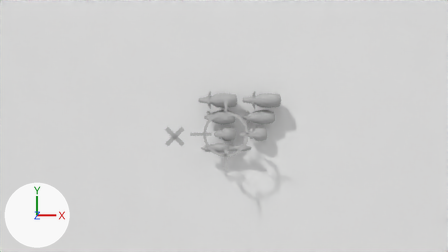
Renders of the Blender file meshes/wolf-sheep-scene.blend from each side of a commit.
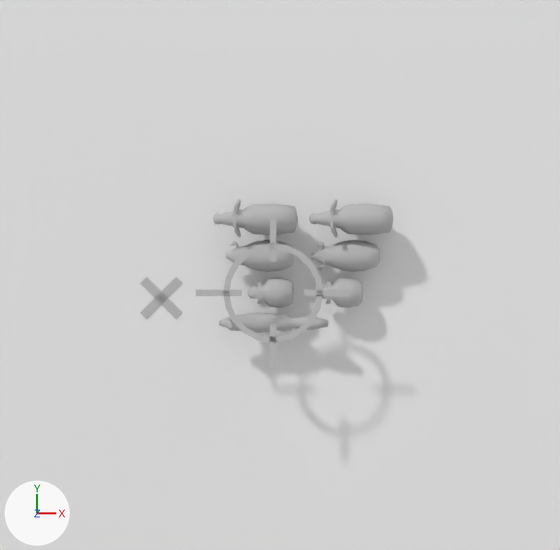
Each version is shown from the file's camera 'Camera', then close up on the part from 22% to 80% of the width and 0% to 100% of the height. The lights are fixed; the arrows at lower left show +X, +Y and +Z.

Objects in the first close-up: 'Cow', 'CowDisguise', 'Crosshair', 'Ground', 'HitMarker', 'Pig', 'PigDisguise', 'Sheep', 'SheepDisguise', 'Wolf'.
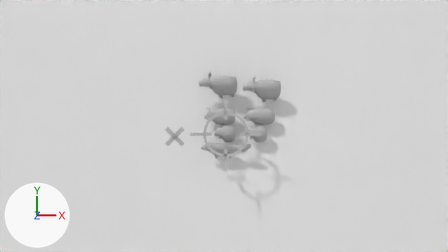
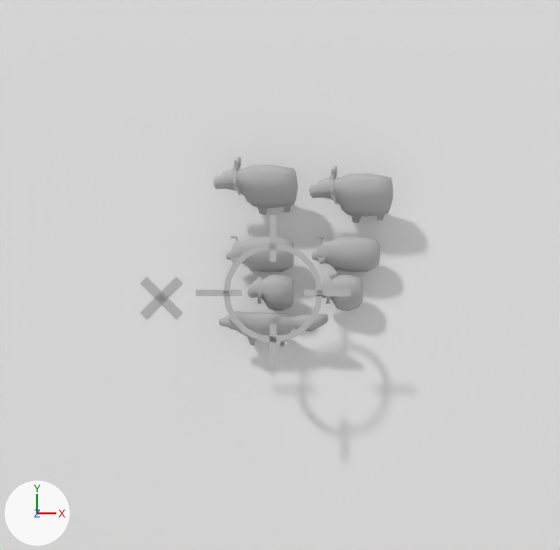
What differs and where, as boxes (x1, y1, x2, y2) in the close-ups (560 x 550 px):
'Cow', reshaped, moved (55% taller)
    before: (213, 200, 298, 237)
    after: (213, 157, 298, 215)
'CowDisguise', reshaped (53% taller)
    before: (309, 200, 393, 237)
    after: (309, 166, 394, 223)
'PigDisguise', reshaped (15% taller)
    before: (312, 240, 380, 272)
    after: (312, 236, 380, 273)
'Wolf', reshaped
    before: (219, 312, 328, 333)
    after: (219, 311, 328, 346)

The change, as a list of edits to the scene's bpy script:
```text
Change me_cowdisguise:
    where me_cowdisguise.from_pydata(...)  # 222 vertices, 424 faces; spans x -0.73..0.73, y -1.23..0.88, z -1.24..2.07
    used by ob_cowdisguise; location = (1.15, 0.69, 0.39); rotation_euler = (1.571, 0.0, -1.571), in degrees (90, 0, -90); scale = (0.317, 0.317, 0.317)
    me_cowdisguise part 1: the whole mesh is multiplied about its middle by the matrix ((1.0, -0.6, 0.0), (0.0, 1.0, 0.0), (0.0, 0.0, 1.0)), then moved by (-0.83, 0.0, 0.0)
Change me_pigdisguise:
    where me_pigdisguise.from_pydata(...)  # 178 vertices, 352 faces; spans x -0.63..0.63, y -0.87..0.6, z -1.1..1.58
    used by ob_pigdisguise; location = (1.03, 0.24, 0.27); rotation_euler = (1.571, 0.0, -1.571), in degrees (90, 0, -90); scale = (0.316, 0.316, 0.316)
    me_pigdisguise part 2: the whole mesh is multiplied about its middle by the matrix ((1.0, -0.6, 0.0), (0.0, 1.0, 0.0), (0.0, 0.0, 1.0)), then moved by (0.02, 0.0, 0.0)
Change me_cow:
    where me_cow.from_pydata(...)  # 222 vertices, 424 faces; spans x -0.73..0.73, y -1.23..0.88, z -1.24..2.07
    used by ob_cow; location = (-0.03, 0.69, 0.39); rotation_euler = (1.571, 0.0, -1.571), in degrees (90, 0, -90); scale = (0.317, 0.317, 0.317)
    me_cow part 3: the whole mesh is multiplied about its middle by the matrix ((1.0, -0.607, 0.0), (0.0, 1.0, 0.0), (0.0, 0.0, 1.0)), then moved by (-0.74, 0.0, 0.0)
Change me_wolf:
    where me_wolf.from_pydata(...)  # 240 vertices, 408 faces; spans x -0.25..0.25, y -0.71..0.51, z -1.47..1.14
    used by ob_wolf; location = (-0.03, -0.59, 0.35); rotation_euler = (1.571, 0.0, -1.571), in degrees (90, 0, -90); scale = (0.515, 0.515, 0.515)
    me_wolf part 4: the whole mesh is multiplied about its middle by the matrix ((1.0, -0.6, 0.0), (0.0, 1.0, 0.0), (0.0, 0.0, 1.0)), then moved by (0.12, 0.0, 0.0)
Change ob_cow:
    ob_cow.location: (-0.03, 0.69, 0.39) -> (-0.03, 0.83, 0.39)
```
